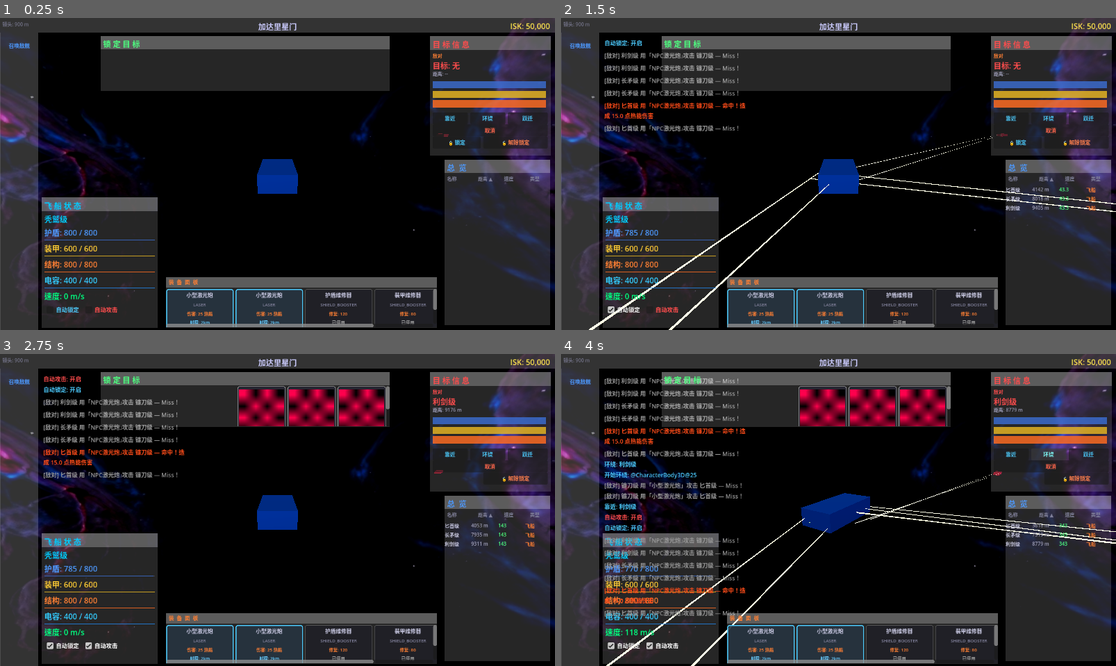
Above: before the commit, frames 1-4 (two rows, left to right).
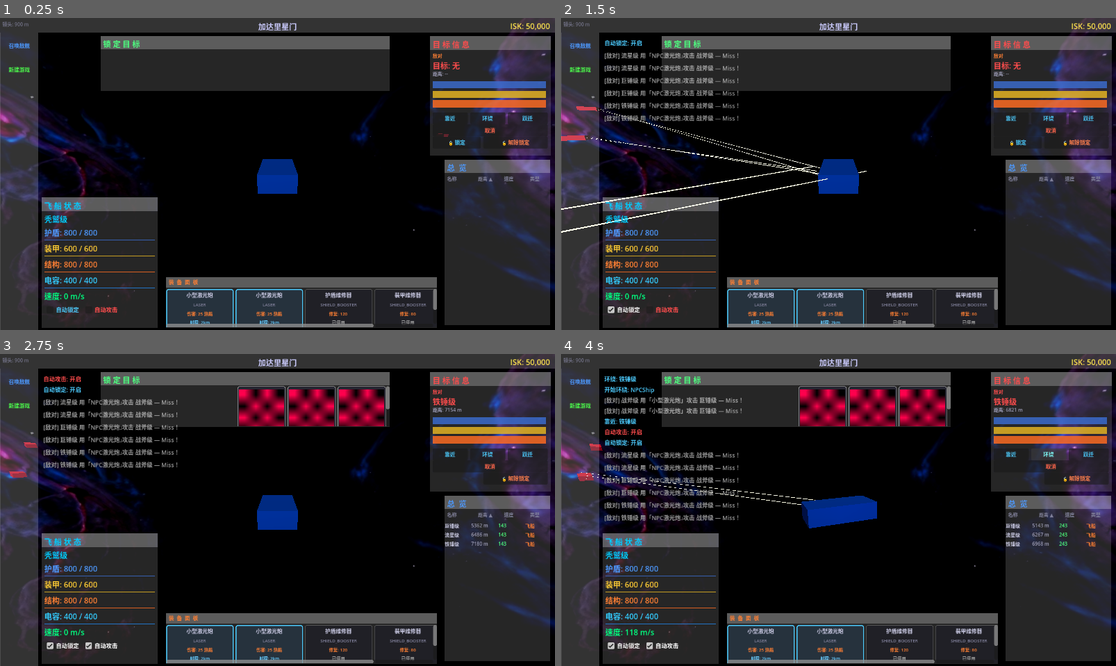
Above: after the commit, the same moments.

Repository: ZhanXuzhao/space-war
Game: Godot game, scene res://scenes/main.tscn
Same seed, same stepped clock (60 frames per second), same inputs: the game is played once before the commit and once after it. The engine's default icon, where the game draws it, is replaced by a stand-in: a white triangle on a blue panel in a dark square.
Inputs (mouse positions are in pixels of both pictures, inside the frame that each line leads up to):
- Up to frame 1 (0.25 s): no input
- Up to frame 2 (1.5 s): click (577, 71) at 0.5 s, where only the run after the commit has a clickable "新建游戏"; click "自动锁定" at 1.25 s
- Up to frame 3 (2.75 s): click "自动攻击" at 2 s
- Up to frame 4 (4 s): click "靠近" at 2.75 s; click "环绕" at 3.5 s

The runs differ from the first frame. In frame 1, less than 0.1% of the frame differs, in the area x 1-6%, y 15-18%; in frame 2, 2.8%; in frame 3, 1.5%; in frame 4, 8.3%, in the area x 1-100%, y 7-100%.

Commit message:
feat 新建游戏

Diff:
--- a/scenes/ui/HUD.tscn
+++ b/scenes/ui/HUD.tscn
@@ -550,6 +550,19 @@
 text = "召唤敌舰"
 flat = true
 
+[node name="NewGameButton" type="Button" parent="MenuPanel" unique_id=1968127150]
+layout_mode = 0
+offset_left = 5.0
+offset_top = 55.0
+offset_right = 75.0
+offset_bottom = 100.0
+theme_override_colors/font_color = Color(0.3, 1, 0.3, 1)
+theme_override_colors/font_pressed_color = Color(1, 0.3, 0.3, 1)
+theme_override_colors/font_hover_color = Color(0.5, 1, 0.5, 1)
+theme_override_font_sizes/font_size = 11
+text = "新建游戏"
+flat = true
+
 [node name="MessageLog" type="VBoxContainer" parent="." unique_id=2108244219]
 custom_minimum_size = Vector2(300, 300)
 offset_left = 90.0
--- a/scripts/ui/HUD.gd
+++ b/scripts/ui/HUD.gd
@@ -35,6 +35,7 @@
 @export var message_log: VBoxContainer
 @export var context_menu: OverviewContextMenu
 @export var spawn_button: Button
+@export var new_game_button: Button
 @export var cam_dist_label: Label
 @export var menu_panel: Panel
 @export var btn_lock: Button
@@ -139,9 +140,11 @@
 		auto_lock_check.toggled.connect(_on_auto_lock_toggled)
 	if auto_attack_check:
 		auto_attack_check.toggled.connect(_on_auto_attack_toggled)
-	# 手动查找召唤按钮和消息日志
+	# 手动查找召唤按钮、新建游戏按钮和消息日志
 	if not spawn_button:
 		spawn_button = get_node_or_null("MenuPanel/SpawnButton") as Button
+	if not new_game_button:
+		new_game_button = get_node_or_null("MenuPanel/NewGameButton") as Button
 	if not message_log:
 		message_log = get_node_or_null("MessageLog") as VBoxContainer
 
@@ -228,6 +231,10 @@
 			enemy_spawner = get_node_or_null("/root/SpaceWar/EnemySpawner") as EnemySpawner
 	else:
 		print("HUD: spawn_button 未绑定，无法手动召唤敌人")
+
+	# 连接新建游戏按钮
+	if new_game_button:
+		new_game_button.pressed.connect(_on_new_game_pressed)
 
 func _find_player() -> void:
 	var ships = get_tree().get_nodes_in_group("player_ship")
@@ -1196,6 +1203,27 @@
 			add_message("召唤一波敌舰!", Color(1, 0.3, 0.3))
 		else:
 			add_message("错误: 找不到 EnemySpawner!", Color.RED)
+
+## ====== 新建游戏 ======
+
+func _on_new_game_pressed() -> void:
+	# 删除存档文件
+	_delete_save_files()
+
+	# 重置全局玩家数据
+	if global_ref:
+		global_ref.init_player_data()
+
+	# 重新加载主场景
+	get_tree().change_scene_to_file("res://scenes/main.tscn")
+
+func _delete_save_files() -> void:
+	# 删除面板布局存档
+	if FileAccess.file_exists(PANEL_SAVE_PATH):
+		DirAccess.remove_absolute(PANEL_SAVE_PATH)
+	# 删除自动设置存档
+	if FileAccess.file_exists(AUTO_SETTINGS_PATH):
+		DirAccess.remove_absolute(AUTO_SETTINGS_PATH)
 
 static func entry_name(node: Node) -> String:
 	if node is Ship and node.ship_data:
